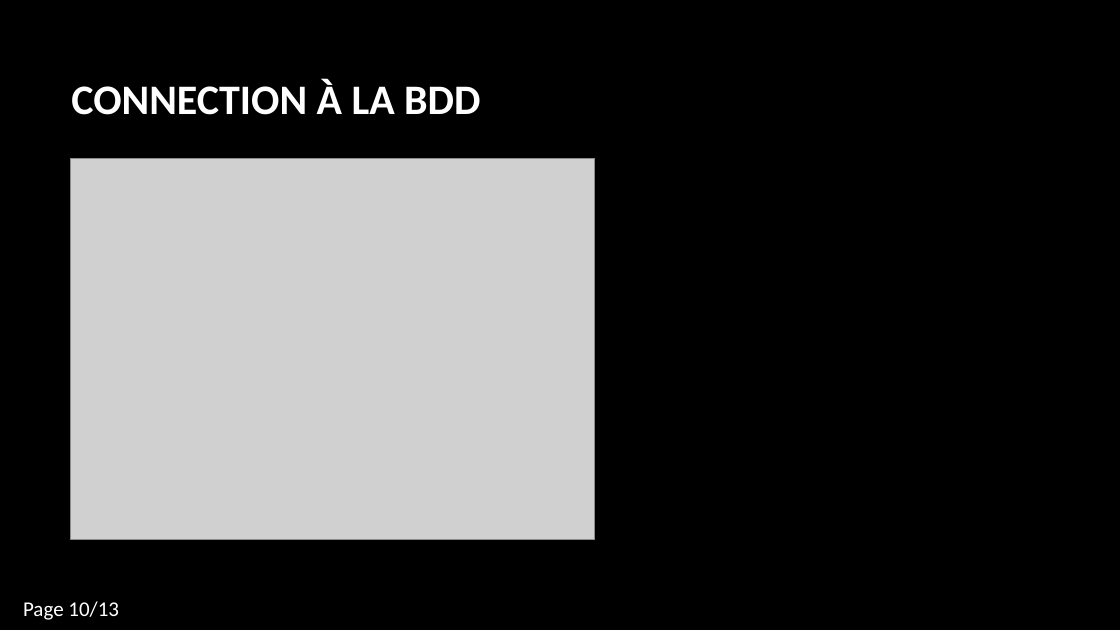
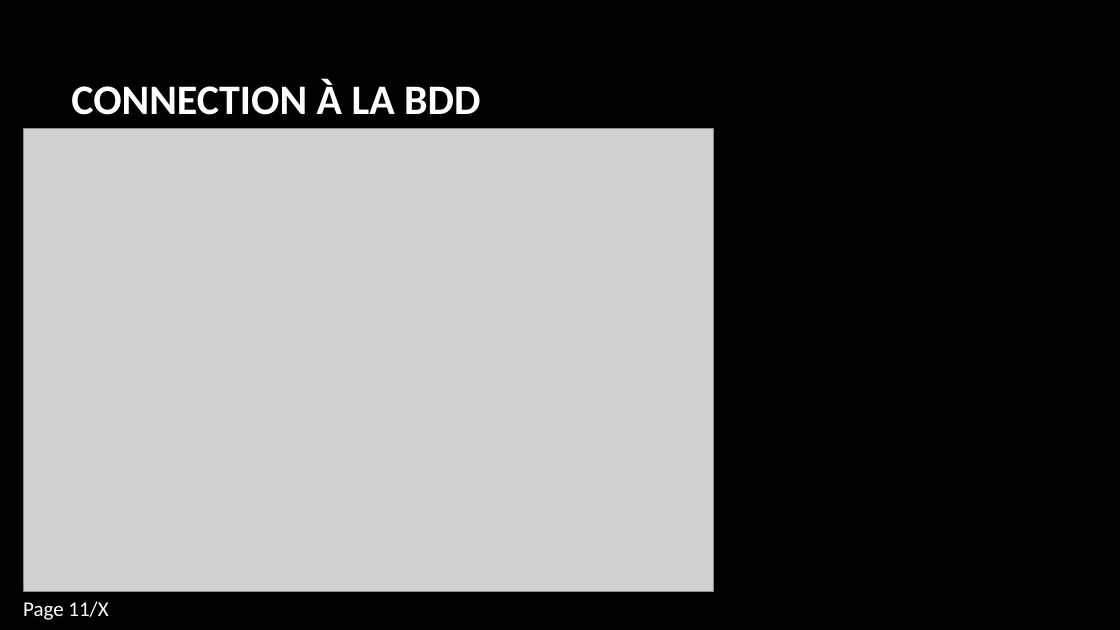
Before and after one commit to camillelahaut/SFL1-Parking-, a slide deck: slide 11 of Commun/Membres/Willy/Présentation revu de projet 2.pptx (slide 10 before the commit). Drawn at 1120x630 pixels with LibreOffice and Linux fonts; fonts in the diff are those of the drawing; grey boxes stand for pictures; background and template pictures are left out. Boxes give left, top, right and bottom in pixels: in the first picture for what was removed or moved away, otherwise in the second. Text is boxed around its words. In the diff, an @@ line names an element or a change of style, - is before the commit and + after.

```diff
--- a/Commun/Membres/Willy/Présentation revu de projet 2.pptx
+++ b/Commun/Membres/Willy/Présentation revu de projet 2.pptx
@@ picture: place and size @@
-picture at (71, 158, 596, 539)
+picture at (24, 129, 714, 592)
@@ page number at (23, 601, 108, 620): text changed @@
-Page 10/13
+Page 11/X
```
Also in this commit, not shown: 5 other slides changed, 2 slides added, 1 slide removed.
